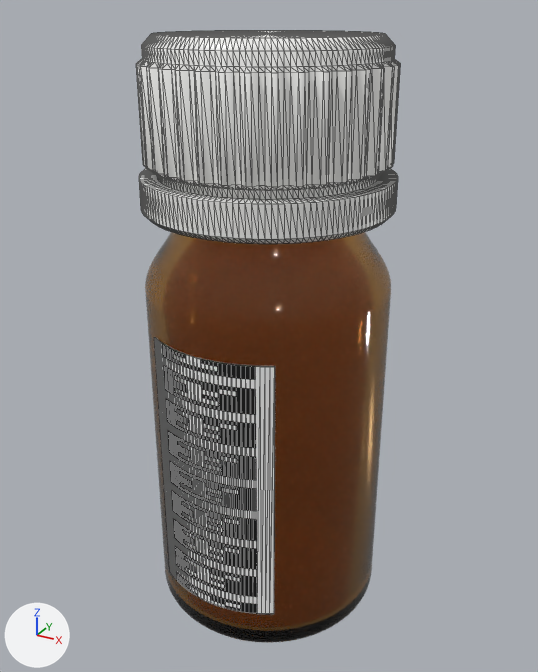
The glTF model assets/amber-bottles/labelled/SMP-0071_2000449867286.glb as it was, and as the next commit left it.
Rendered twice from a 50 mm lens placed at (0.0308, -0.0559, 0.0557), pointed at (-0.0001, 0.0003, 0.0276). Arrows for +X, +Y and +Z are at lower left; the lights stay in place. The older version comes first. Mesh edges are drawn as thin lines on the coarser meshes. Where no turn or scale is listed for an object, it has been applied to the vertices. Vertices at exactly the same position are counted once.

Names of what the first picture shows: 'Bottle_010ml', 'Cap_010ml_PP18', 'Label_SMP-0071'.
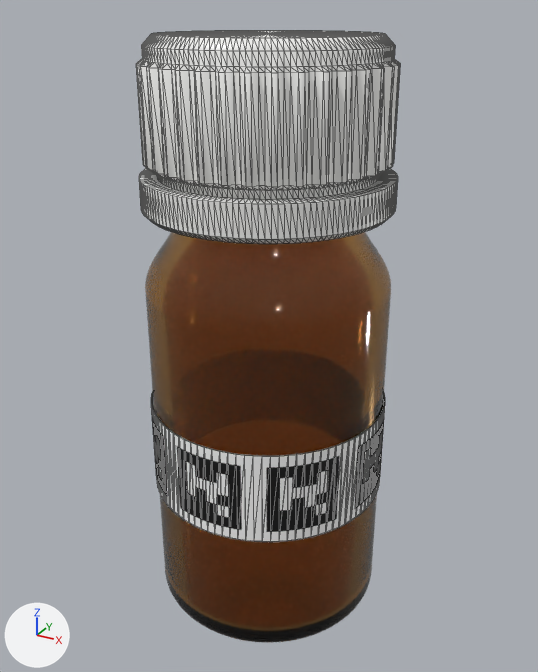
Location of each change, [x1, y1, x2, y2] in pixels of the pictures (538 x 672 px):
'Label_SMP-0071', reshaped
    before: [154, 338, 275, 614]
    after: [151, 392, 385, 542]
part 1 of me_label_smp_0071, added
    after: [151, 392, 385, 542]
part 2 of me_label_smp_0071, deleted
    before: [154, 338, 275, 614]

Edits to the bpy script that builds the scene:
```text
Change me_label_smp_0071:
    used by ob_label_smp_0071; location = (0.0, 0.0, 0.0)
    remove me_label_smp_0071.from_pydata(...)  # 132 vertices, 128 faces; spans x -0.0059..0.0059, y -0.0112..-0.0095, z 0.0047..0.03
    add me_label_smp_0071.from_pydata(...)  # 388 vertices, 384 faces; spans x -0.0112..0.0112, y -0.0112..0.0112, z 0.0129..0.0217
    me_label_smp_0071 part 1: 388 vertices added at x -0.0112..0.0112, y -0.0112..0.0112, z 0.0129..0.0217
    me_label_smp_0071 part 2: 132 vertices removed from x -0.0059..0.0059, y -0.0112..-0.0095, z 0.0047..0.03
```
